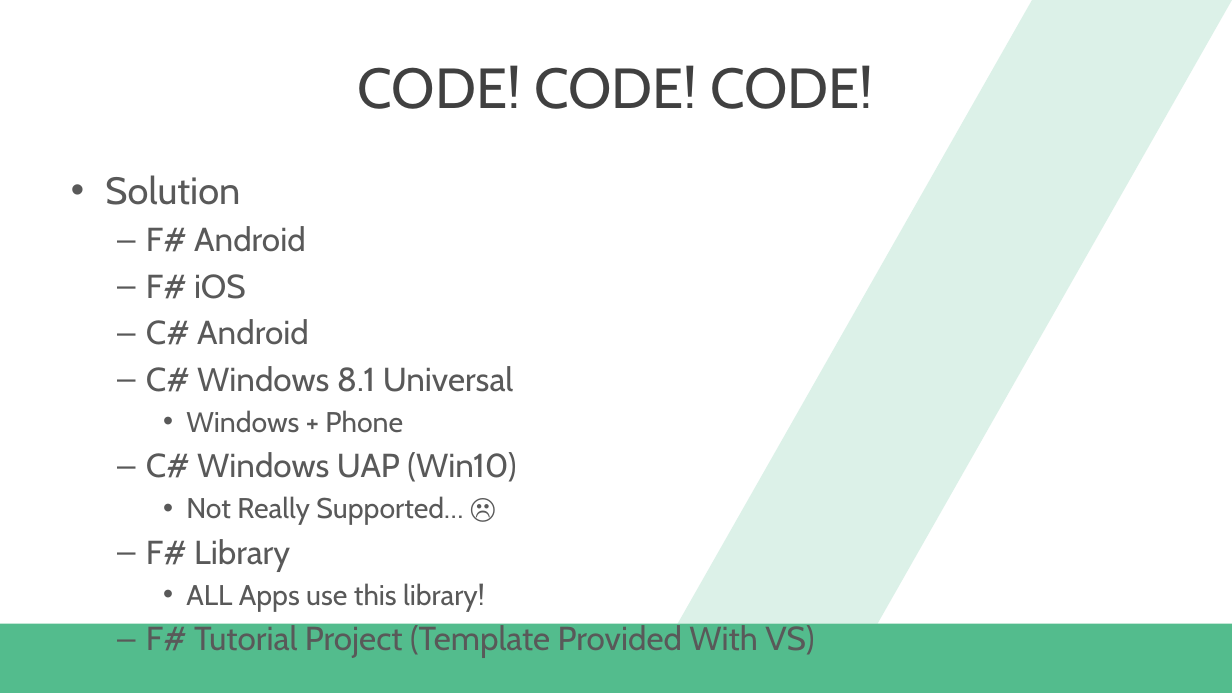
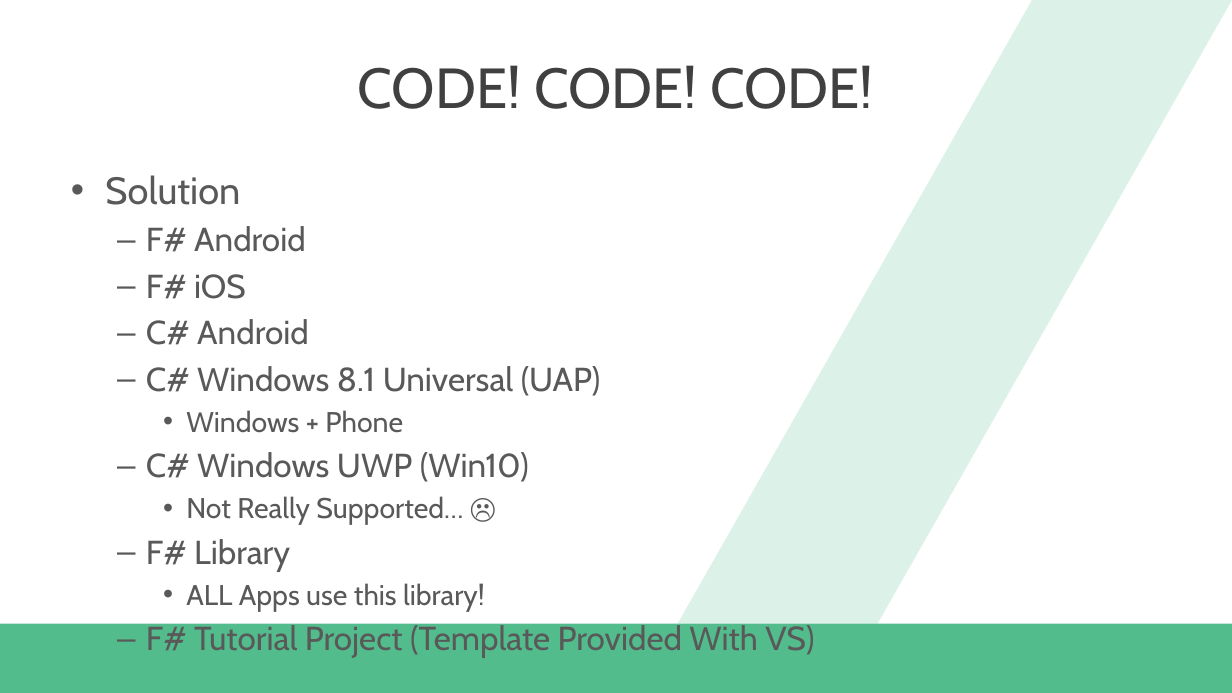
Before and after one commit to dannydwarren/FSharpXamarin, a slide deck: slide 10 of FSharpXamarin_Slides.pptx. Drawn at 1232x693 pixels with LibreOffice and Linux fonts; fonts in the diff are those of the drawing; background and template pictures are left out. Boxes give left, top, right and bottom in pixels: in the first picture for what was removed or moved away, otherwise in the second. Text is boxed around its words. In the diff, an @@ line names an element or a change of style, - is before the commit and + after.

```diff
--- a/FSharpXamarin_Slides.pptx
+++ b/FSharpXamarin_Slides.pptx
@@ text at <box>146,366,600,396</box>: text changed @@
-  – C# Windows 8.1 Universal
+  – C# Windows 8.1 Universal (UAP)
@@ text at <box>146,452,529,482</box>: text changed @@
-  – C# Windows UAP (Win10)
+  – C# Windows UWP (Win10)
```
Also in this commit, not shown: 1 other slide changed, 9 other files.
